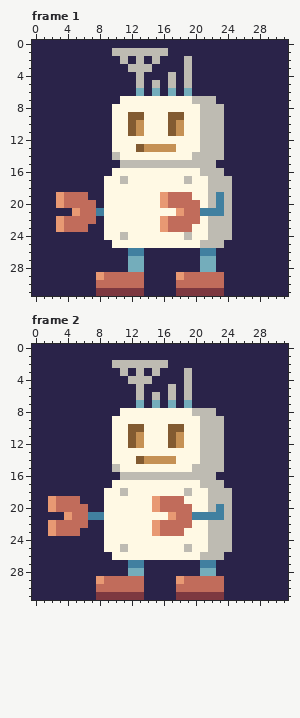
A pixel-art file gets an edit: docs/img/robot.ase. The picture above is the old version.
32x32 pixels, 2 frames. Shown: frame 1, frame 2.
Once edited:
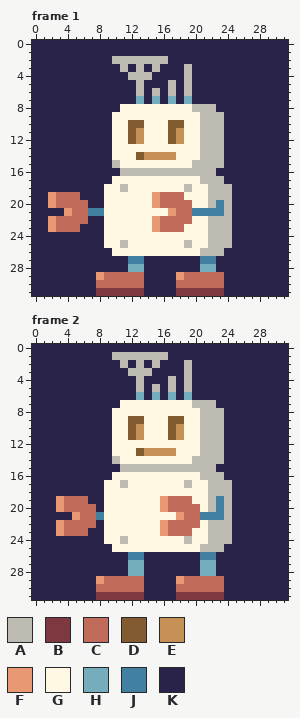
Palette (. is transparent): A #bebbb2  B #7d3840  C #c16c5b  D #825b31  E #c59154  F #e89973  G #fff9e4  H #74adbb  J #4180a0  K #2a2349
The edit:
Changed rows in their new state; - is an unchanged pixel.
Frame 1, layer "Layer 2":
first column x 2:
 1 --------KKKKKKK--------
 2 --------A-A-A-A--K-----
 3 ---------AK-KA---------
 4 ----------A-A--K-------
 5 -------------K---------
 6 -----------A-A-A-A-----
 7 ---------KKHKHKHKHKKK--
 8 --------K---------A--K-
 9 ----------GG---GG------
10 -----------D----D------
12 ----------DE---DE------
13 -----------GGGGG-------
14 --------G--DEEEE--G----
15 --------AGGGGGGGGG---A-
16 --------KAAAAAAAAAA--K-
17 -------K-G-------G-A--K
18 ---------A-------A-----
19 FC--K--------FC--G---A-
20 FC---K-------FC---G----
21 --FC-J---------FC-J----
22 FC---K-------FC---G----
23 FC--K--------FC--G-----
24 ---------G-------G-----
25 -------G-A-------A-G--A
26 --------GGGGGGGGGGGAAA-
27 ----------JJ-------JJ--
Frame 2, layer "Layer 2":
first column x 2:
 1 --------AAAAAAA--------
 2 --------K-K-K-K--A-----
 3 ---------KA-AK---------
 4 ----------K-K--A-------
 5 -------------A---------
 6 -----------H-H-H-H-----
 7 ---------GGGGGGGGGAAA--
 8 --------G---------G--A-
 9 ----------DD---DD------
10 -----------E----E------
12 ----------GG---GG------
13 -----------DEEEE-------
14 --------A--GGGGG--A----
15 --------KAAAAAAAAA---K-
16 --------GGGGGGGGGGG--A-
17 -------G-A-------A-G--A
18 ---------G-------G-----
19 KF--C--------GF--C---J-
20 KF---C-------GF---C----
21 --KF-C---------GF-C----
22 KF---C-------GF---C----
23 KF--C--------GF--C-----
24 ---------A-------A-----
25 -------K-G-------G-A--K
26 --------KKJJKKKKKKKJJK-
27 ----------HH-------HH--
Where, in picture pixels (left, top, right, bottom), the same in both pictures:
changed: (48, 48, 232, 264)
changed: (48, 352, 232, 568)
